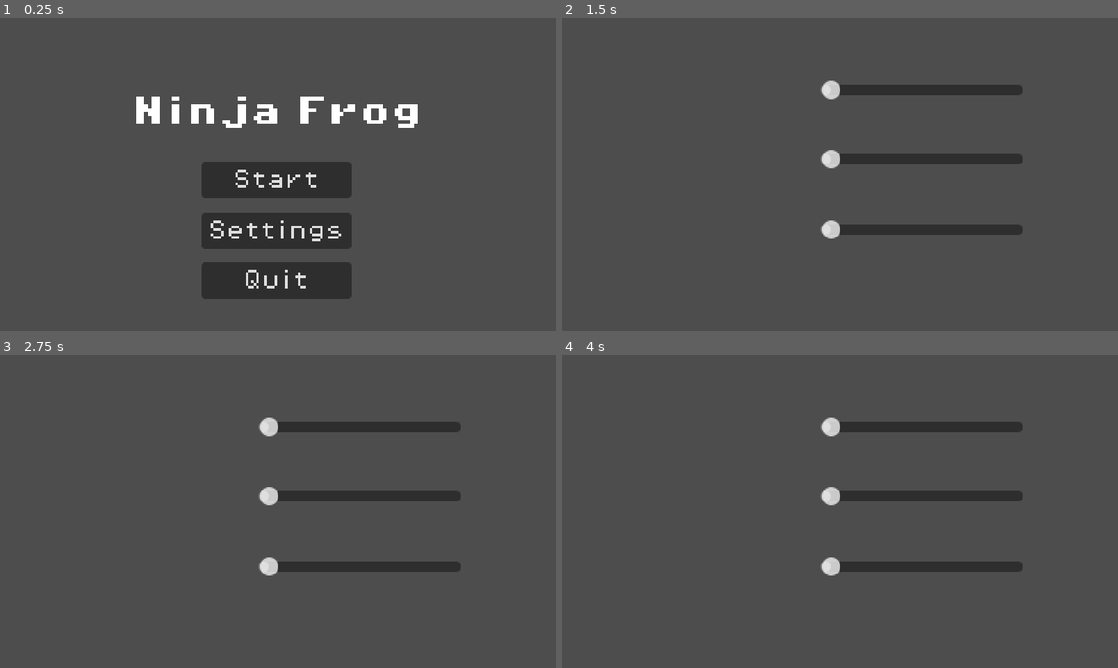
Above: before the commit, frames 1-4 (two rows, left to right).
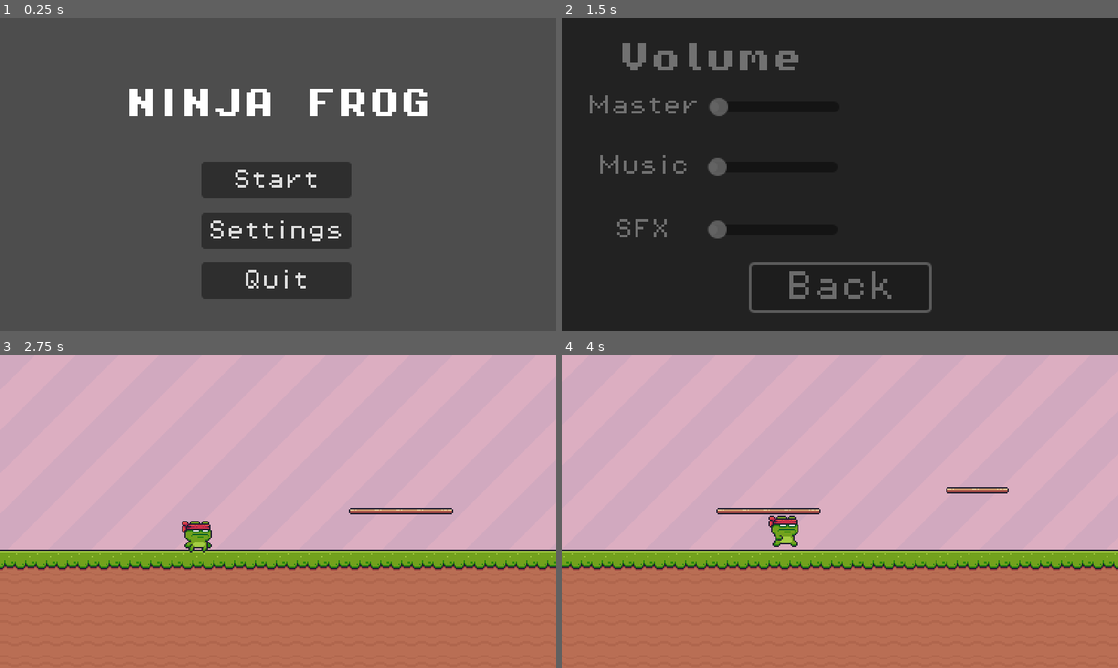
Above: after the commit, the same moments.

Repository: njmoon21/CSCI45-Final-Project
Game: Godot game, scene res://Scenes/Menus/Main Menu/main_menu.tscn
The game is run twice, just before and just after one commit, with the same random seed, the same clock (stepped at 60 frames per second) and the same inputs.
Inputs (mouse positions are in pixels of both pictures, inside the frame that each line leads up to):
- Up to frame 1 (0.25 s): no input
- Up to frame 2 (1.5 s): click "Settings" at 0.5 s; click (840, 287) at 1.25 s, where only the run after the commit has a clickable "Back"
- Up to frame 3 (2.75 s): click (278, 517) at 2 s, where only the run after the commit has a clickable "Start"
- Up to frame 4 (4 s): hold Right (right) from 2.78 s (still down); tap Space (jump) at 3.02, 3.77 s

The runs differ from the first frame. In frame 1, 2.9% of the frame differs, in the area x 23-77%, y 22-36%; in frame 2, 96%; in frame 3, 100%, in the area x 0-100%, y 0-100%; in frame 4, 100%.

Commit message:
Settings
Added "VOLUME" title in the settings menu, as well as the what each volume slider is associated with.

Also added a back button in the title screen that transitioned back to the main menu.

Diff:
--- a/Other/transitioner.tscn
+++ b/Other/transitioner.tscn
@@ -1,38 +1,6 @@
 [gd_scene load_steps=6 format=3 uid="uid://dsrk4t8vsii2u"]
 
 [ext_resource type="Script" path="res://Other/transitioner.gd" id="1_5kvh0"]
-
-[sub_resource type="Animation" id="Animation_beowy"]
-resource_name = "fade_out"
-length = 0.5
-tracks/0/type = "value"
-tracks/0/imported = false
-tracks/0/enabled = true
-tracks/0/path = NodePath("ColorRect:modulate")
-tracks/0/interp = 1
-tracks/0/loop_wrap = true
-tracks/0/keys = {
-"times": PackedFloat32Array(0, 0.5),
-"transitions": PackedFloat32Array(1, 1),
-"update": 0,
-"values": [Color(1, 1, 1, 0), Color(1, 1, 1, 1)]
-}
-
-[sub_resource type="Animation" id="Animation_inf2l"]
-resource_name = "fade_in"
-length = 0.5
-tracks/0/type = "value"
-tracks/0/imported = false
-tracks/0/enabled = true
-tracks/0/path = NodePath("ColorRect:modulate")
-tracks/0/interp = 1
-tracks/0/loop_wrap = true
-tracks/0/keys = {
-"times": PackedFloat32Array(0, 0.5),
-"transitions": PackedFloat32Array(1, 1),
-"update": 0,
-"values": [Color(1, 1, 1, 1), Color(1, 1, 1, 0)]
-}
 
 [sub_resource type="Animation" id="Animation_5rg4l"]
 length = 0.001
@@ -47,6 +15,38 @@
 "transitions": PackedFloat32Array(1),
 "update": 0,
 "values": [Color(1, 1, 1, 0)]
+}
+
+[sub_resource type="Animation" id="Animation_inf2l"]
+resource_name = "fade_in"
+length = 0.3
+tracks/0/type = "value"
+tracks/0/imported = false
+tracks/0/enabled = true
+tracks/0/path = NodePath("ColorRect:modulate")
+tracks/0/interp = 1
+tracks/0/loop_wrap = true
+tracks/0/keys = {
+"times": PackedFloat32Array(0, 0.3),
+"transitions": PackedFloat32Array(1, 1),
+"update": 0,
+"values": [Color(1, 1, 1, 1), Color(1, 1, 1, 0)]
+}
+
+[sub_resource type="Animation" id="Animation_beowy"]
+resource_name = "fade_out"
+length = 0.3
+tracks/0/type = "value"
+tracks/0/imported = false
+tracks/0/enabled = true
+tracks/0/path = NodePath("ColorRect:modulate")
+tracks/0/interp = 1
+tracks/0/loop_wrap = true
+tracks/0/keys = {
+"times": PackedFloat32Array(0, 0.3),
+"transitions": PackedFloat32Array(1, 1),
+"update": 0,
+"values": [Color(1, 1, 1, 0), Color(1, 1, 1, 1)]
 }
 
 [sub_resource type="AnimationLibrary" id="AnimationLibrary_lguex"]
--- a/Scenes/Menus/Main Menu/main_menu.gd
+++ b/Scenes/Menus/Main Menu/main_menu.gd
@@ -28,6 +28,10 @@
 # Pressing Settings
 func _on_settings_button_pressed():
 	tap_audio.play()
+
+	Transitioner.transition()
+	await Transitioner.on_transition_finished
+
 	get_tree().change_scene_to_file("res://Scenes/Menus/Settings Menu/settings_menu.tscn")
 
 # Pressing Quit
--- a/Scenes/Menus/Main Menu/main_menu.tscn
+++ b/Scenes/Menus/Main Menu/main_menu.tscn
@@ -43,17 +43,18 @@
 
 [node name="Label" type="Label" parent="."]
 layout_mode = 0
-offset_left = 95.0
-offset_top = 60.0
-offset_right = 329.0
-offset_bottom = 93.0
+offset_left = 96.0
+offset_top = 54.0
+offset_right = 330.0
+offset_bottom = 87.0
 theme_override_fonts/font = ExtResource("2_n0i5l")
 theme_override_font_sizes/font_size = 24
-text = "Ninja Frog"
+text = "NINJA  FROG"
 horizontal_alignment = 1
 
 [node name="TapSFX" type="AudioStreamPlayer" parent="."]
 stream = ExtResource("4_jdd57")
+volume_db = -10.0
 pitch_scale = 0.5
 bus = &"SFX"
 
--- /dev/null
+++ b/Scenes/Menus/Settings Menu/settings_menu.gd
@@ -0,0 +1,15 @@
+extends Control
+
+@onready var tap_audio = $TapSFX
+
+func show_title(text):
+	$MessageLabel.text = text
+	$MessageLabel.show()
+
+func _on_button_pressed():
+	tap_audio.play()
+
+	Transitioner.transition()
+	await Transitioner.on_transition_finished
+
+	get_tree().change_scene_to_file("res://Scenes/Menus/Main Menu/main_menu.tscn")
--- a/Scenes/Menus/Settings Menu/settings_menu.tscn
+++ b/Scenes/Menus/Settings Menu/settings_menu.tscn
@@ -1,27 +1,30 @@
-[gd_scene load_steps=4 format=3 uid="uid://dmkr1h516ff0p"]
+[gd_scene load_steps=8 format=3 uid="uid://dmkr1h516ff0p"]
 
 [ext_resource type="Script" path="res://Scenes/Menus/Settings Menu/master_volume_slide.gd" id="1_f7n18"]
+[ext_resource type="Script" path="res://Scenes/Menus/Settings Menu/settings_menu.gd" id="1_o81s0"]
+[ext_resource type="FontFile" uid="uid://c5xa3otwkgxv0" path="res://Imported Fonts/PixelOperator8-Bold.ttf" id="2_0wgik"]
 [ext_resource type="Script" path="res://Scenes/Menus/Settings Menu/music_volume_slide.gd" id="2_hawa5"]
 [ext_resource type="Script" path="res://Scenes/Menus/Settings Menu/sfx_volume_slide.gd" id="3_8r47i"]
+[ext_resource type="FontFile" uid="uid://duq151l3qr0vy" path="res://Imported Fonts/PixelOperator8.ttf" id="4_xukwx"]
+[ext_resource type="AudioStream" uid="uid://5qrk3ax17xhl" path="res://Audio/SFX/tap.wav" id="7_ghxx8"]
 
 [node name="SettingsMenu" type="Control"]
 layout_mode = 3
 anchors_preset = 15
 anchor_right = 1.0
 anchor_bottom = 1.0
-offset_left = 13.0
-offset_top = -17.0
-offset_right = 13.0
-offset_bottom = -17.0
+offset_top = 2.0
+offset_bottom = 2.0
 grow_horizontal = 2
 grow_vertical = 2
+script = ExtResource("1_o81s0")
 
 [node name="MasterVolumeSlide" type="HSlider" parent="."]
 layout_mode = 0
-offset_left = 185.0
-offset_top = 64.0
-offset_right = 340.0
-offset_bottom = 80.0
+offset_left = 112.0
+offset_top = 58.0
+offset_right = 212.0
+offset_bottom = 74.0
 max_value = 1.0
 step = 0.001
 script = ExtResource("1_f7n18")
@@ -29,10 +32,10 @@
 
 [node name="MusicVolumeSlide" type="HSlider" parent="."]
 layout_mode = 0
-offset_left = 185.0
-offset_top = 117.0
-offset_right = 340.0
-offset_bottom = 133.0
+offset_left = 111.0
+offset_top = 104.0
+offset_right = 211.0
+offset_bottom = 120.0
 max_value = 1.0
 step = 0.001
 script = ExtResource("2_hawa5")
@@ -40,11 +43,72 @@
 
 [node name="SFXVolumeSlide" type="HSlider" parent="."]
 layout_mode = 0
-offset_left = 185.0
-offset_top = 171.0
-offset_right = 340.0
-offset_bottom = 187.0
+offset_left = 111.0
+offset_top = 152.0
+offset_right = 211.0
+offset_bottom = 168.0
 max_value = 1.0
 step = 0.001
 script = ExtResource("3_8r47i")
 bus_name = "SFX"
+
+[node name="VolumeLabel" type="Label" parent="."]
+offset_left = 19.0
+offset_top = 17.0
+offset_right = 208.0
+offset_bottom = 50.0
+theme_override_fonts/font = ExtResource("2_0wgik")
+theme_override_font_sizes/font_size = 24
+text = "Volume"
+horizontal_alignment = 1
+
+[node name="MasterLabel" type="Label" parent="."]
+texture_filter = 1
+offset_left = 19.0
+offset_top = 57.0
+offset_right = 105.0
+offset_bottom = 93.0
+theme_override_fonts/font = ExtResource("4_xukwx")
+theme_override_font_sizes/font_size = 16
+text = "Master"
+horizontal_alignment = 1
+
+[node name="MusicLabel" type="Label" parent="."]
+texture_filter = 1
+offset_left = 19.0
+offset_top = 103.0
+offset_right = 105.0
+offset_bottom = 124.0
+theme_override_fonts/font = ExtResource("4_xukwx")
+theme_override_font_sizes/font_size = 16
+text = "Music"
+horizontal_alignment = 1
+
+[node name="SFXLabel" type="Label" parent="."]
+texture_filter = 1
+offset_left = 18.0
+offset_top = 152.0
+offset_right = 104.0
+offset_bottom = 188.0
+theme_override_fonts/font = ExtResource("4_xukwx")
+theme_override_font_sizes/font_size = 16
+text = "SFX"
+horizontal_alignment = 1
+
+[node name="Button" type="Button" parent="."]
+layout_mode = 0
+offset_left = 145.0
+offset_top = 187.0
+offset_right = 281.0
+offset_bottom = 222.0
+theme_override_fonts/font = ExtResource("4_xukwx")
+theme_override_font_sizes/font_size = 24
+text = "Back"
+
+[node name="TapSFX" type="AudioStreamPlayer" parent="."]
+stream = ExtResource("7_ghxx8")
+volume_db = -10.0
+pitch_scale = 0.5
+bus = &"SFX"
+
+[connection signal="pressed" from="Button" to="." method="_on_button_pressed"]
